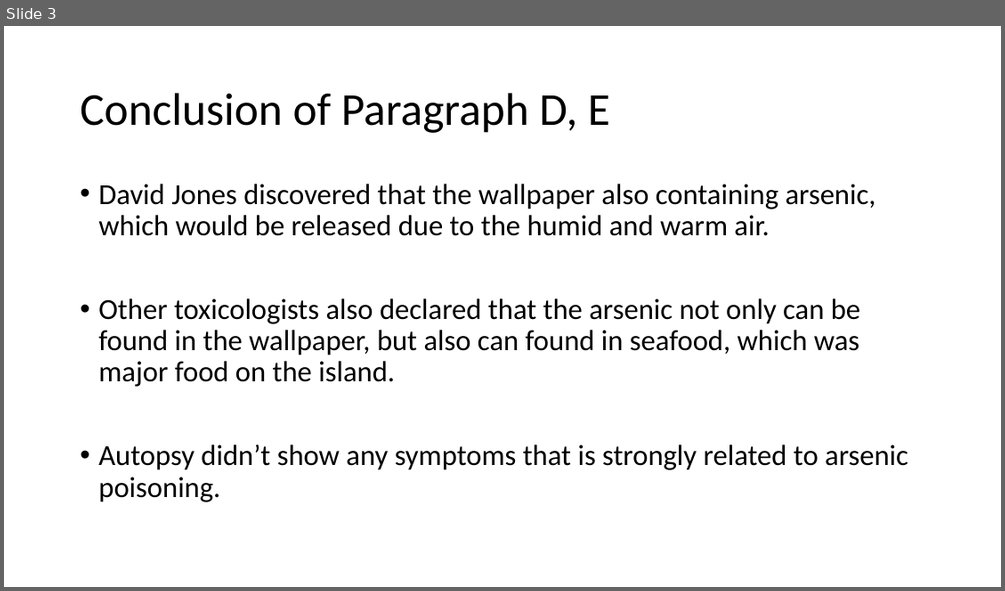
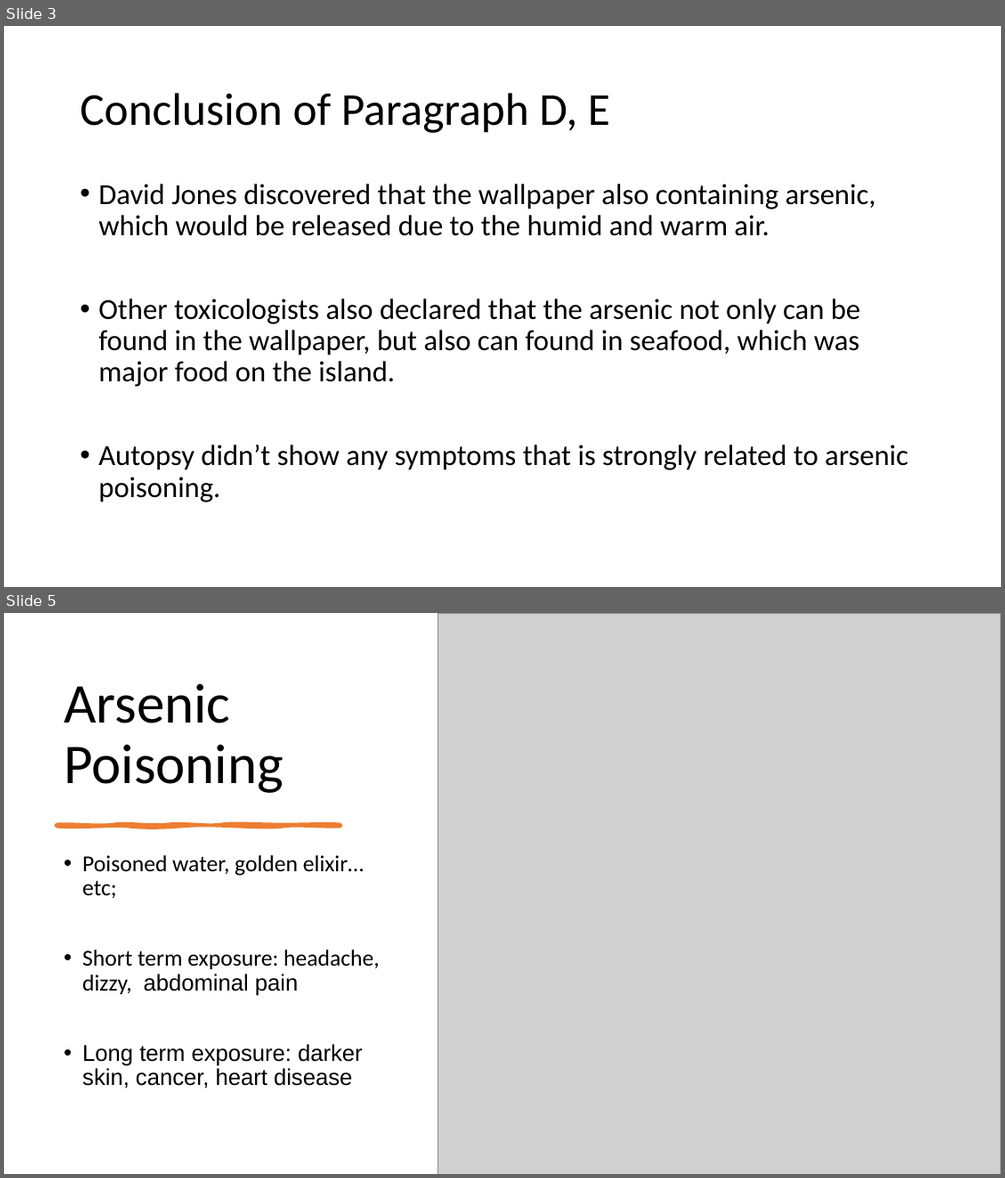
Before and after one commit to Baseballlkk/university_profile.github.io, a slide deck: 大一下/大一英文下/Group_Report_C~E.pptx. Shown one above the other, each under a label of ours: slide 3 before the commit, slides 3 and 5 after it; the slides between them are not shown. The pictures are 1005x591 and 1005x1178 pixels, drawn with LibreOffice and Linux fonts; fonts in the diff are those of the drawing; grey boxes stand for pictures. Boxes give left, top, right and bottom in pixels: in the first picture for what was removed or moved away, otherwise in the second. Text is boxed around its words. In the diff, an @@ line names an element or a change of style, - is before the commit and + after.

```diff
--- a/大一下/大一英文下/Group_Report_C~E.pptx
+++ b/大一下/大一英文下/Group_Report_C~E.pptx
@@ slide 5 added at box(4, 613, 1001, 1174), background #FFFFFF @@
@@ picture added at box(438, 613, 1001, 1174) @@
@@ title added at box(64, 683, 283, 793), 54 pt, text #000000 @@
+Arsenic Poisoning
@@ freeform shape added at box(57, 825, 340, 826), fill #ED7D31, outline #ED7D31 3.5 pt @@
@@ text added at box(82, 855, 380, 1088), 22 pt, text #000000 @@
+• Poisoned water, golden elixir… etc;
+• Short term exposure: headache, dizzy, abdominal pain
+• Long term exposure: darker skin, cancer, heart disease
```
Also in this commit, not shown: 1 slide changed, 1 other slide added, 12 other files.
